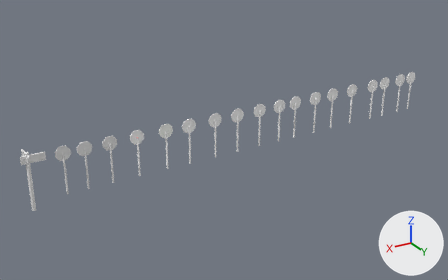
The Blender file 2do sprint/Archivos .blend/accesorios.blend as it was, and as the next commit left it.
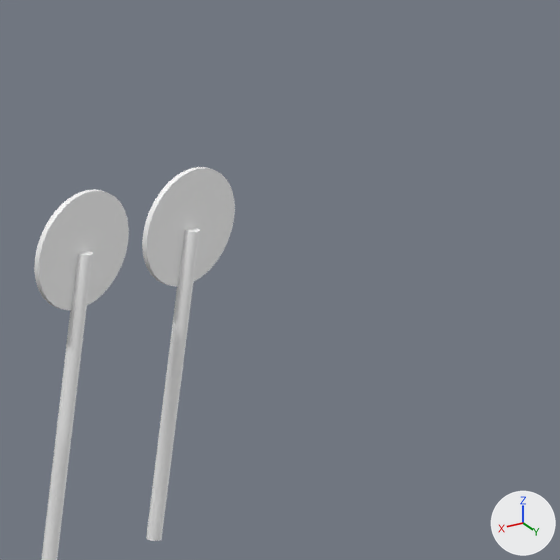
Each version appears first whole from a 50 mm camera at (5.66, 27.25, 13.45) aimed at (-11.3, -1.02, -0.69), and next in a close-up on the part from 87% to 100% of the width and 20% to 40% of the height. Every picture has the same lights, and +X, +Y and +Z are marked at lower right.
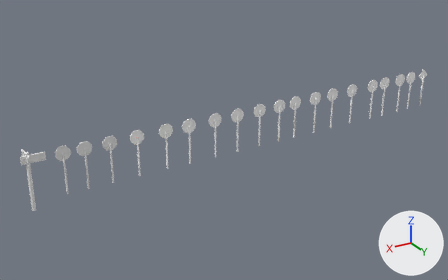
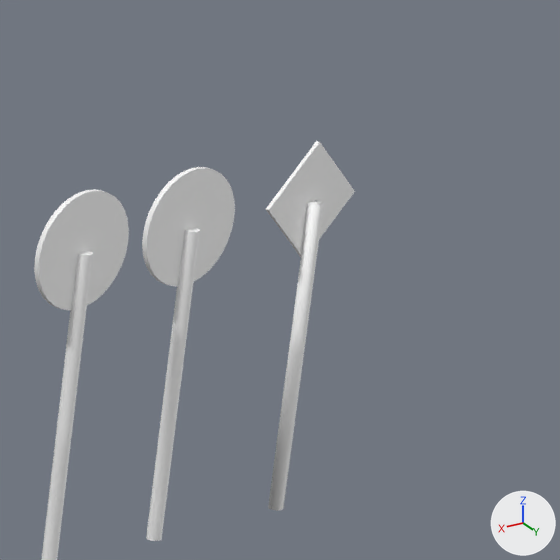
Diff of the bpy script that builds the scene:
```diff
--- a/2do sprint/Archivos .blend/accesorios.blend.py
+++ b/2do sprint/Archivos .blend/accesorios.blend.py
@@ img_escuela_jpg @@
+img_escuela_jpg = load_image('escuela.jpg', '../../Materiales Blender/escuela.jpg', 322, 326, 'sRGB')
@@ mat_material_002 @@
+mat_material_002 = principled_material('Material.002')
+mat_material_002.texture = img_escuela_jpg
@@ me_cylinder_027 @@
+me_cylinder_027.from_pydata(...)  # 106 vertices, 57 faces; spans x -1.0..1.0, y -5.31..1.0, z -6.98..1.0
+# faces by material slot: [6, 51]
+me_cylinder_027.materials.append(mat_material_002)  # picture img_escuela_jpg
+me_cylinder_027.materials.append(mat_paleta)  # picture img_paleta_general_jpg
@@ ob_cylinder_026 @@
+ob_cylinder_026 = bpy.data.objects.new('Cylinder.026', me_cylinder_027)
+ob_cylinder_026.location = (-26.179, -0.049, 1.083)
+ob_cylinder_026.rotation_euler = (1.571, 0.0, 0.0)  # degrees (90, 0, 0)
+ob_cylinder_026.scale = (0.407, 0.407, 0.0142)
```

What differs and where, as boxes (x1, y1, x2, y2) in the close-ups (560 x 560 px):
'Cylinder.026', added: after (266, 141, 355, 511)
    faces in mat_paleta (picture img_paleta_general_jpg): (268, 200, 324, 511)
    faces in mat_material_002 (picture img_escuela_jpg): (266, 141, 355, 257)
